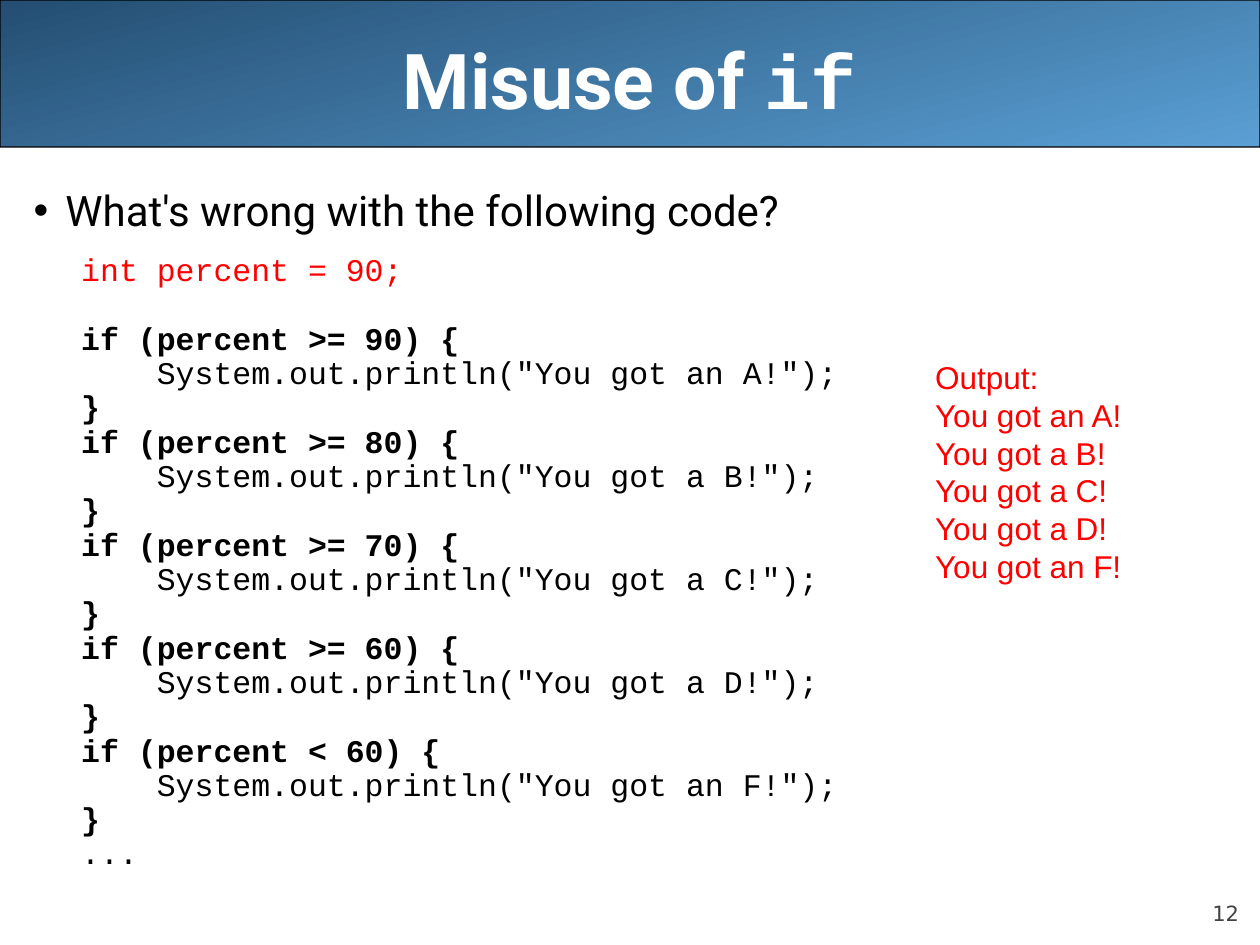
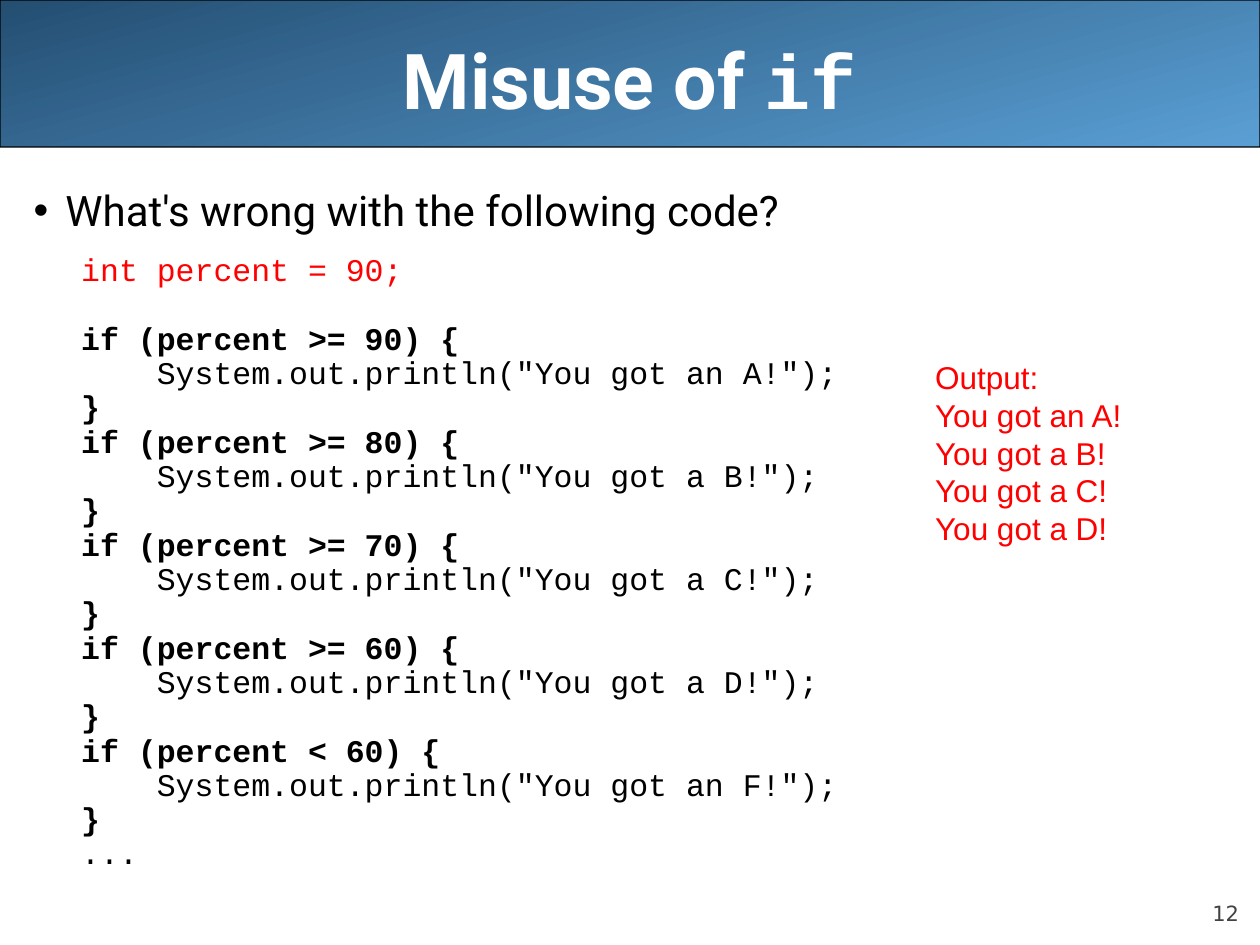
Before and after one commit to LongBaoNguyen/longbaonguyen.github.io, a slide deck: slide 12 of courses/apcsa/lecture8.ppt. Drawn at 1260x945 pixels with LibreOffice and Linux fonts; fonts in the diff are those of the drawing. Boxes give left, top, right and bottom in pixels: in the first picture for what was removed or moved away, otherwise in the second. Text is boxed around its words. In the diff, an @@ line names an element or a change of style, - is before the commit and + after.

```diff
--- a/courses/apcsa/lecture8.ppt
+++ b/courses/apcsa/lecture8.ppt
@@ text at bbox=[935, 556, 1121, 584]: paragraph removed @@
-You got an F!
```
Also in this commit, not shown: 1 other file.
